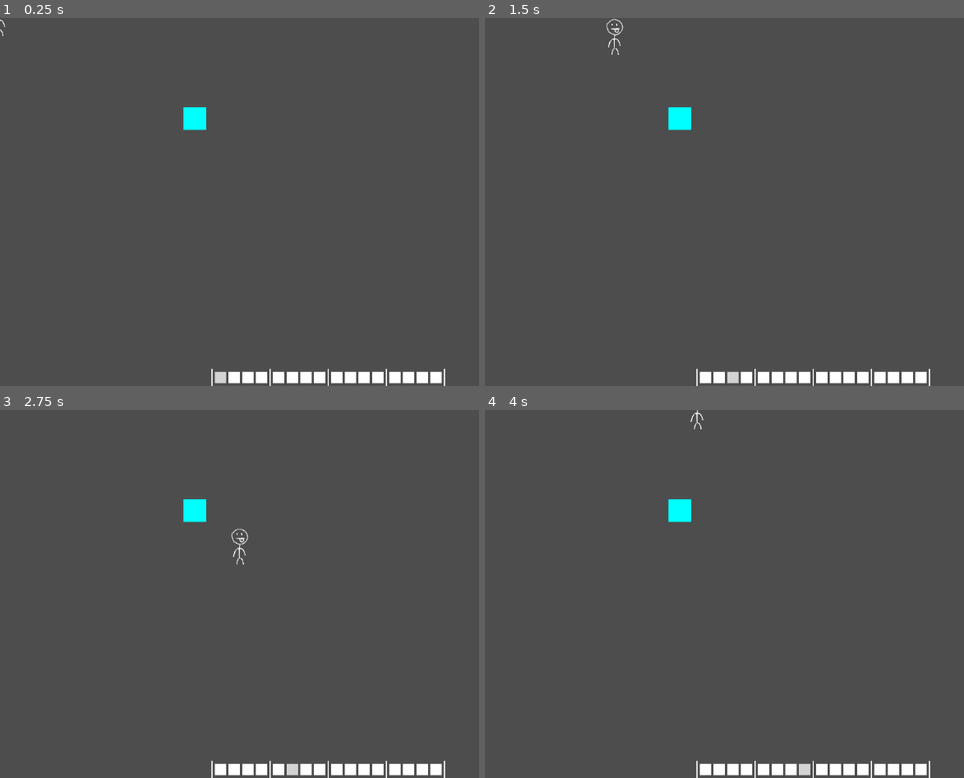
Above: before the commit, frames 1-4 (two rows, left to right).
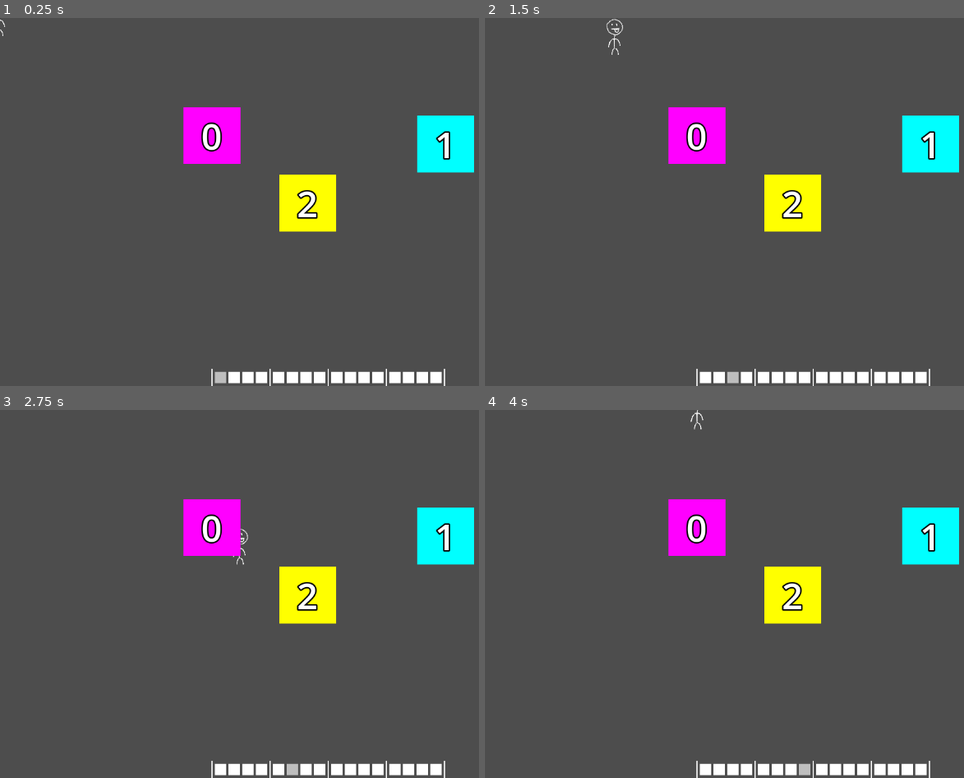
Above: after the commit, the same moments.

Repository: AlaskanGopher/Sequential-Crawler
Game: Godot game, scene res://Scenes/main.tscn
Two runs of this game, one before a commit and one after it. Both use one fixed random seed, a clock stepped at 60 frames per second and the inputs below. This scene is started directly instead of the project's main scene.
Inputs (mouse positions are in pixels of both pictures, inside the frame that each line leads up to):
- Up to frame 1 (0.25 s): no input
- Up to frame 2 (1.5 s): tap Enter at 0.5 s; move the mouse to (959, 183) at 0.52 s; hold D (move_right) 0.53-1.28 s; click (959, 183) at 0.67 s; move the mouse to (681, 220) at 1.27 s; hold S (move_down) from 1.28 s (still down); click (681, 220) at 1.42 s
- Up to frame 3 (2.75 s): move the mouse to (392, 513) at 2.02 s; release S (move_down) at 2.03 s; hold D (move_right) from 2.03 s (still down); click (392, 513) at 2.17 s
- Up to frame 4 (4 s): move the mouse to (781, 667) at 2.77 s; release D (move_right) at 2.78 s; hold W (move_up) 2.78-3.53 s; click (781, 667) at 2.92 s; move the mouse to (outside the picture) at 3.52 s; hold A (move_left) from 3.53 s (still down); click (outside the picture) at 3.67 s

The runs differ from the first frame. In frame 1, 5.5% of the frame differs, in the area x 38-99%, y 24-59%; in frame 2, 5.5%; in frame 3, 5.5%; in frame 4, 5.5%.

Commit message:
i can drag stuff

Diff:
--- a/Scenes/UI/hud.tscn
+++ b/Scenes/UI/hud.tscn
@@ -1,26 +1,116 @@
-[gd_scene load_steps=3 format=3 uid="uid://bxrhbmw8khcun"]
+[gd_scene load_steps=8 format=3 uid="uid://bxrhbmw8khcun"]
 
 [ext_resource type="PackedScene" uid="uid://rlhwfp31o6m" path="res://Scenes/UI/sequencer.tscn" id="1_b1ktv"]
 [ext_resource type="Script" path="res://Scripts/UI/hud.gd" id="1_n11s0"]
+
+[sub_resource type="GDScript" id="GDScript_luwbh"]
+script/source = "extends ColorRect
+
+
+# Called when the node enters the scene tree for the first time.
+func _ready():
+	pass # Replace with function body.
+
+
+# Called every frame. 'delta' is the elapsed time since the previous frame.
+func _process(delta):
+	$Label.text = str(z_index)
+"
+
+[sub_resource type="LabelSettings" id="LabelSettings_n4xrr"]
+font_size = 64
+outline_size = 10
+outline_color = Color(0, 0, 0, 1)
+
+[sub_resource type="GDScript" id="GDScript_id54d"]
+script/source = "extends ColorRect
+
+
+# Called when the node enters the scene tree for the first time.
+func _ready():
+	pass # Replace with function body.
+
+
+# Called every frame. 'delta' is the elapsed time since the previous frame.
+func _process(delta):
+	$Label.text = str(z_index)
+"
+
+[sub_resource type="LabelSettings" id="LabelSettings_42kok"]
+font_size = 64
+outline_size = 10
+outline_color = Color(0, 0, 0, 1)
+
+[sub_resource type="LabelSettings" id="LabelSettings_02sgv"]
+font_size = 64
+outline_size = 10
+outline_color = Color(0, 0, 0, 1)
 
 [node name="HUD" type="CanvasLayer"]
 script = ExtResource("1_n11s0")
 
 [node name="Sequencer" parent="." instance=ExtResource("1_b1ktv")]
 
-[node name="ColorRect" type="ColorRect" parent="." groups=["Sequencables"]]
+[node name="magenta" type="ColorRect" parent="." groups=["Sequencables"]]
 offset_left = 322.0
 offset_top = 157.0
-offset_right = 362.0
-offset_bottom = 197.0
+offset_right = 422.0
+offset_bottom = 257.0
 color = Color(1, 0, 1, 1)
+script = SubResource("GDScript_luwbh")
 
-[node name="ColorRect2" type="ColorRect" parent="." groups=["Sequencables"]]
+[node name="Label" type="Label" parent="magenta"]
+layout_mode = 1
+anchors_preset = 15
+anchor_right = 1.0
+anchor_bottom = 1.0
+grow_horizontal = 2
+grow_vertical = 2
+text = "0"
+label_settings = SubResource("LabelSettings_n4xrr")
+horizontal_alignment = 1
+vertical_alignment = 1
+
+[node name="cyan" type="ColorRect" parent="." groups=["Sequencables"]]
 z_index = 1
-offset_left = 322.0
-offset_top = 157.0
-offset_right = 362.0
-offset_bottom = 197.0
+offset_left = 732.0
+offset_top = 172.0
+offset_right = 832.0
+offset_bottom = 272.0
 color = Color(0, 1, 1, 1)
+script = SubResource("GDScript_id54d")
+
+[node name="Label" type="Label" parent="cyan"]
+layout_mode = 1
+anchors_preset = 15
+anchor_right = 1.0
+anchor_bottom = 1.0
+grow_horizontal = 2
+grow_vertical = 2
+text = "1"
+label_settings = SubResource("LabelSettings_42kok")
+horizontal_alignment = 1
+vertical_alignment = 1
+
+[node name="yellow" type="ColorRect" parent="." groups=["Sequencables"]]
+z_index = 2
+offset_left = 490.0
+offset_top = 276.0
+offset_right = 590.0
+offset_bottom = 376.0
+color = Color(1, 1, 0, 1)
+script = SubResource("GDScript_id54d")
+
+[node name="Label" type="Label" parent="yellow"]
+layout_mode = 1
+anchors_preset = 15
+anchor_right = 1.0
+anchor_bottom = 1.0
+grow_horizontal = 2
+grow_vertical = 2
+text = "2"
+label_settings = SubResource("LabelSettings_02sgv")
+horizontal_alignment = 1
+vertical_alignment = 1
 
 [connection signal="on_beat" from="Sequencer" to="." method="_on_sequencer_on_beat"]
--- a/Scripts/UI/hud.gd
+++ b/Scripts/UI/hud.gd
@@ -10,16 +10,37 @@
 
 
 # Called every frame. 'delta' is the elapsed time since the previous frame.
-func _process(delta):
-	pass
+#func _process(delta):
+	#if grabbedNode:
+		#grabbedNode.position = grabbedNode.get_global_mouse_position()
 
 func _input(event):
 	if event is InputEventMouseButton:
 		if event.pressed and event.button_index == MOUSE_BUTTON_LEFT:
-			var selectedZIndex = -INF
-			for node in get_tree().get_nodes_in_group("Sequencables"):
-				if node.z_index > selectedZIndex and Rect2(Vector2.ZERO, node.size).has_point(node.get_local_mouse_position()):
-					grabbedNode = node
+			var sequencables = get_tree().get_nodes_in_group("Sequencables")
+			var sortedSequencableIndices := range(len(sequencables))
+			sortedSequencableIndices.sort_custom(func(a : int, b : int): return sequencables[a].z_index > sequencables[b].z_index)
+
+			for i in sortedSequencableIndices:
+				print(sequencables[i].name, ": ", sequencables[i].z_index)
+
+			var highestSelectedIndex = -1
+			for ii in range(len(sortedSequencableIndices)):
+				var i = sortedSequencableIndices[ii]
+				if Rect2(Vector2.ZERO, sequencables[i].size).has_point(sequencables[i].get_local_mouse_position()):
+					grabbedNode = sequencables[i]
+					highestSelectedIndex = ii
+					break
+			print(highestSelectedIndex)
+			if highestSelectedIndex != -1:
+				for i in range(highestSelectedIndex, 0, -1):
+					var temp = sortedSequencableIndices[i]
+					sortedSequencableIndices[i] = sortedSequencableIndices[i - 1]
+					sortedSequencableIndices[i - 1] = temp
+
+				for i in range(len(sortedSequencableIndices)):
+					sequencables[sortedSequencableIndices[i]].z_index = len(sortedSequencableIndices) - i
+
 		elif !event.pressed and event.button_index == MOUSE_BUTTON_LEFT:
 			grabbedNode = null
 
--- a/Scripts/UI/measure.gd
+++ b/Scripts/UI/measure.gd
@@ -31,7 +31,7 @@
 		beats[currentBeat].color = Color.WHITE
 	self.currentBeat += 1
 	if self.currentBeat < len(beats):
-		beats[currentBeat].color = Color.LIGHT_GRAY
+		beats[currentBeat].color = Color.GRAY
 	else:
 		self.currentBeat = -1
 		emit_signal("measureFinished")
